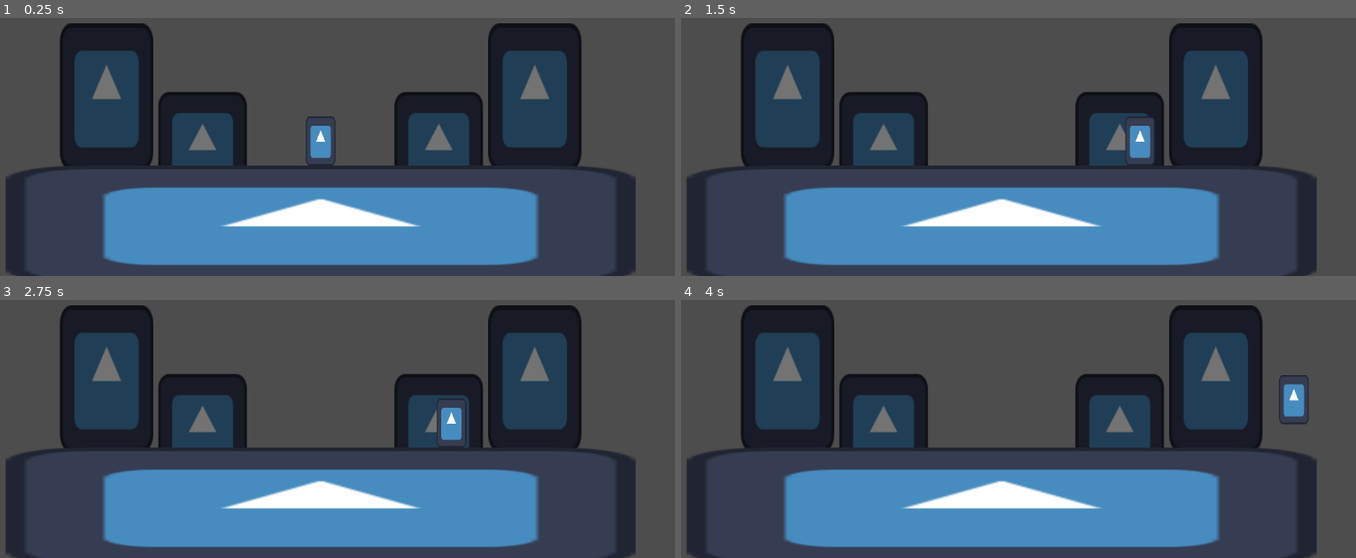
Above: before the commit, frames 1-4 (two rows, left to right).
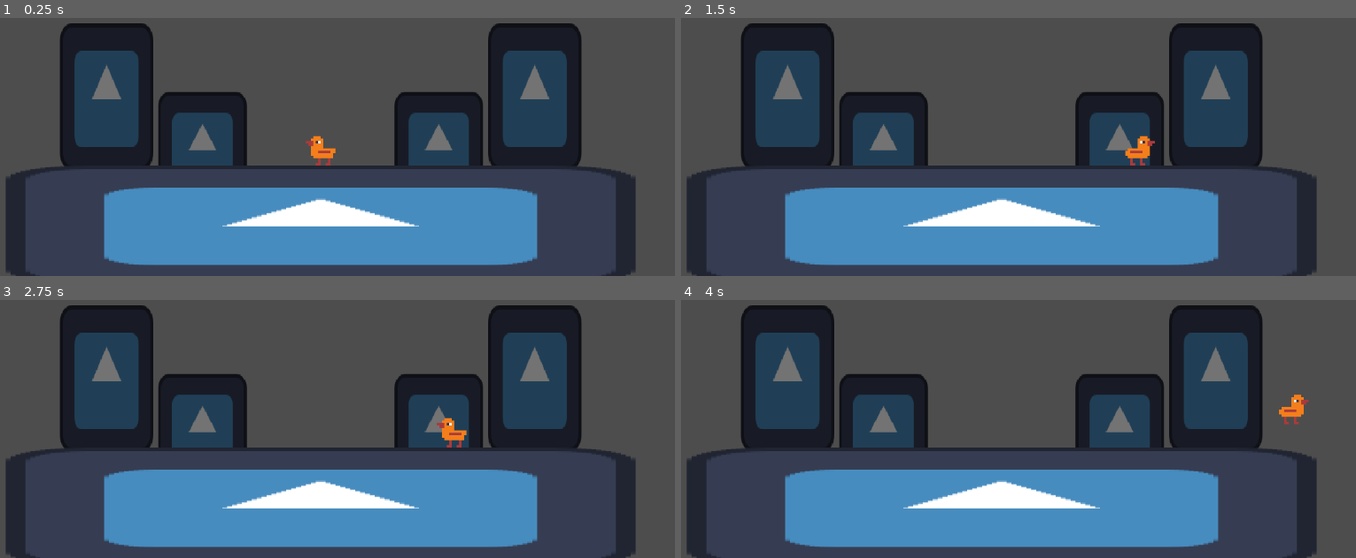
Above: after the commit, the same moments.

Repository: Shuflduf/Goose-Fight-Real
Game: Godot game, scene res://world.tscn
The game is run twice, just before and just after one commit, with the same random seed, the same clock (stepped at 60 frames per second) and the same inputs. The engine's default icon, where the game draws it, is replaced by a stand-in: a white triangle on a blue panel in a dark square.
Inputs:
- Up to frame 1 (0.25 s): no input
- Up to frame 2 (1.5 s): tap Enter at 0.5 s; hold Right (right) from 0.53 s (still down); tap Z (jump) at 0.77 s
- Up to frame 3 (2.75 s): tap Z (jump) at 1.52 s; release Right (right) at 2.03 s; hold Left (left) from 2.03 s (still down)
- Up to frame 4 (4 s): release Left (left) at 2.78 s; hold Right (right) from 2.78 s (still down); tap Z (jump) at 3.02, 3.77 s

The runs differ from the first frame. In frame 1, 0.9% of the frame differs, in the area x 13-82%, y 26-96%; in frame 2, 0.9%; in frame 3, 0.9%; in frame 4, 0.9%.

Commit message:
very basic idle anim and flip handling

Diff:
--- a/horizontal_movement.gd
+++ b/horizontal_movement.gd
@@ -1,5 +1,7 @@
 class_name PHorizMovement
 extends PlayerComponent
+
+@export var sprites: AnimatedSprite2D
 
 const WALK_SPEED: float = 250.0
 const RUN_SPEED: float = 450.0
@@ -37,3 +39,10 @@
     else:
         var accel: float = GROUND_ACCEL if p.is_on_floor() else AIR_ACCEL
         p.velocity.x = lerp(p.velocity.x, input_dir * WALK_SPEED, delta * accel)
+
+    sprite_flipping(current_dir)
+
+func sprite_flipping(dir: int) -> void:
+    if dir != 0:
+        if p.is_on_floor():
+            sprites.flip_h = dir == 1
--- a/player.tscn
+++ b/player.tscn
@@ -1,12 +1,34 @@
-[gd_scene load_steps=6 format=3 uid="uid://difolhje4qshv"]
+[gd_scene load_steps=9 format=3 uid="uid://difolhje4qshv"]
 
 [ext_resource type="Script" uid="uid://7s2avvmicf4j" path="res://player.gd" id="1_onrkg"]
-[ext_resource type="Texture2D" uid="uid://3xqqed77bhqb" path="res://icon.svg" id="2_i3pqv"]
 [ext_resource type="Script" uid="uid://dej8xkwj66gk1" path="res://Player/vertical_movement.gd" id="3_i3pqv"]
 [ext_resource type="Script" uid="uid://cummtyr5lavnp" path="res://horizontal_movement.gd" id="4_hqtel"]
+[ext_resource type="Texture2D" uid="uid://dqcy7s6ohdqad" path="res://Sprites/goose-Sheet.png" id="5_sweqy"]
 
 [sub_resource type="RectangleShape2D" id="RectangleShape2D_fj7yv"]
-size = Vector2(48, 80)
+size = Vector2(48, 48)
+
+[sub_resource type="AtlasTexture" id="AtlasTexture_2hs0m"]
+atlas = ExtResource("5_sweqy")
+region = Rect2(0, 0, 16, 16)
+
+[sub_resource type="AtlasTexture" id="AtlasTexture_1jxqw"]
+atlas = ExtResource("5_sweqy")
+region = Rect2(16, 0, 16, 16)
+
+[sub_resource type="SpriteFrames" id="SpriteFrames_dw050"]
+animations = [{
+"frames": [{
+"duration": 1.0,
+"texture": SubResource("AtlasTexture_2hs0m")
+}, {
+"duration": 1.0,
+"texture": SubResource("AtlasTexture_1jxqw")
+}],
+"loop": true,
+"name": &"idle",
+"speed": 4.0
+}]
 
 [node name="Player" type="CharacterBody2D"]
 z_index = 2
@@ -17,14 +39,19 @@
 [node name="CollisionShape2D" type="CollisionShape2D" parent="."]
 shape = SubResource("RectangleShape2D_fj7yv")
 
-[node name="Sprite2D" type="Sprite2D" parent="."]
-scale = Vector2(0.375, 0.625)
-texture = ExtResource("2_i3pqv")
-
 [node name="VerticalMovement" type="Node" parent="."]
 script = ExtResource("3_i3pqv")
 metadata/_custom_type_script = "uid://b1hxng224wd66"
 
-[node name="HorizontalMovement" type="Node" parent="."]
+[node name="HorizontalMovement" type="Node" parent="." node_paths=PackedStringArray("sprites")]
 script = ExtResource("4_hqtel")
+sprites = NodePath("../AnimatedSprite2D")
 metadata/_custom_type_script = "uid://b1hxng224wd66"
+
+[node name="AnimatedSprite2D" type="AnimatedSprite2D" parent="."]
+position = Vector2(0, -4)
+scale = Vector2(4, 4)
+sprite_frames = SubResource("SpriteFrames_dw050")
+animation = &"idle"
+autoplay = "idle"
+frame_progress = 0.722667
--- a/project.godot
+++ b/project.godot
@@ -60,6 +60,10 @@
 2d_physics/layer_2="One-Way"
 2d_physics/layer_3="Player"
 
+[rendering]
+
+textures/canvas_textures/default_texture_filter=0
+
 [steam]
 
 initialization/app_id=480
Binary file added: Sprites/goose-Sheet.png
Not shown, added: Sprites/goose-Sheet.png.import
Binary file changed: Sprites/goose.aseprite
Not shown, added: Sprites/ref.png.import
